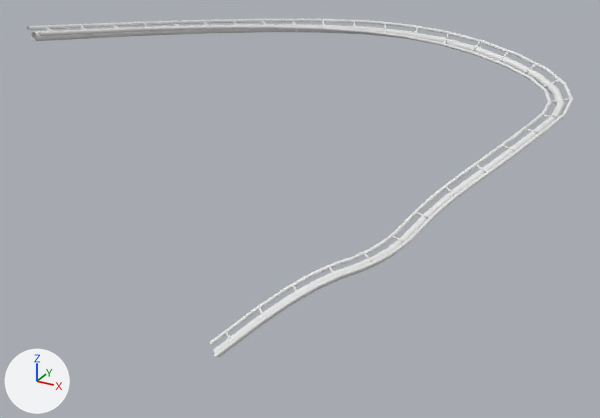
A saved change to the Blender file project/rollercoaster.blend.
Camera for both pictures: a 50 mm camera at (7.75, -11.39, 8.79) aimed at (-0.18, 3.04, 1.58). The lights are fixed; the arrows at lower left show +X, +Y and +Z.

The scene before the commit, as lines of its bpy script (objects in view):
```python
me_cylinder = bpy.data.meshes.new('Cylinder')
me_cylinder.from_pydata(...)  # 229 vertices, 176 faces; spans x -0.151..0.098, y -0.269..0.0, z 0.0..0.39
me_cylinder.polygons.foreach_set('use_smooth', [True] * 176)
ob_cylinder = bpy.data.objects.new('Cylinder', me_cylinder)
ob_cylinder.location = (0.0, 0.0, 0.0)
ob_cylinder.rotation_euler = (0.0, 1.571, 0.0)  # degrees (0, 90, 0)
_m = ob_cylinder.modifiers.new('Mirror', 'MIRROR')
_m.use_axis = (False, True, True)
_m.merge_threshold = 0.0185
_m = ob_cylinder.modifiers.new('Subsurf', 'SUBSURF')
_m.levels = 2
_m = ob_cylinder.modifiers.new('Array', 'ARRAY')
_m.fit_type = 'FIT_CURVE'
_m.curve = ob_rollercoastercurve
_m.constant_offset_displace = (0.0, 0.0, 0.0)
_m.relative_offset_displace = (0.0, 0.0, 1.0)
_m = ob_cylinder.modifiers.new('Curve', 'CURVE')
_m.object = ob_rollercoastercurve
```
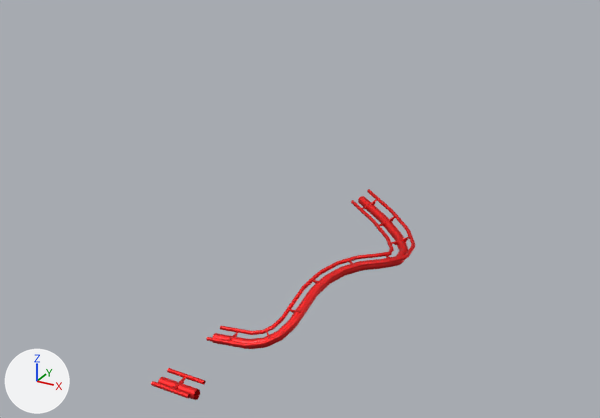
What differs and where, as boxes [x1, y1, x2, y2] in the pictures (600 x 418 px):
'Cylinder', recoloured, reshaped, moved, modifiers changed (90% narrower, 90% shorter)
    before: [27, 19, 573, 358]
    after: [151, 368, 206, 400]
'tracks', added (red)
    after: [206, 189, 415, 349]

Patch to the scene script:
```diff
--- a/project/rollercoaster.blend.py
+++ b/project/rollercoaster.blend.py
@@ mat_material @@
+mat_material = principled_material('Material')
+mat_material.base_color = (0.867, 0.0273, 0.0273)  # red #ef2e2e
+mat_material.metallic = 1.0
+mat_material.roughness = 0.575
+mat_material.specular_ior_level = 0.142
+mat_material.coat_weight = 0.25
+mat_material.coat_roughness = 0.217
@@ me_cylinder @@
 me_cylinder.from_pydata(...)  # 229 vertices, 176 faces; spans x -0.151..0.098, y -0.269..0.0, z 0.0..0.39
+me_cylinder.materials.append(mat_material)  # red #ef2e2e
@@ me_cylinder_002 @@
+me_cylinder_002.from_pydata(...)  # 11488 vertices, 11104 faces; spans x -0.39..0.39, y -0.097..0.15, z -0.269..0.269
+me_cylinder_002.materials.append(mat_material)  # red #ef2e2e
@@ cu_trackcurve_002 @@
 cu_trackcurve_002.dimensions = '3D'
-_sp = cu_trackcurve_002.splines.new('NURBS'); _sp.points.add(8)
-_sp.points.foreach_set('co', [0.0, 0.0, 0.0, 1.0, 1.0, 1.0, 1.0, 1.0, 2.236, 2.284, 1.314, 1.0, 2.621, 3.723, 1.967, 1.0, 3.796, 4.709, 3.007, 1.0, 4.562, 7.904, 3.557, 1.0, 0.557, 9.077, 4.359, 1.0, -3.513, 6.064, 4.675, 1.0, -4.917, 0.954, 5.223, 1.0])
-_sp.points.foreach_set('tilt', [0.0, 0.0, 0.0, 0.0, 0.0, 0.0, 0.0, 0.531, 0.531])
+_sp = cu_trackcurve_002.splines.new('NURBS'); _sp.points.add(4)
+_sp.points.foreach_set('co', [0.0, 0.0, 0.0, 1.0, 1.0, 0.0, 0.0, 1.0, 1.0, 2.0, 1.0, 1.0, 3.0, 3.0, 1.09, 1.0, 0.536, 4.56, 1.416, 1.0])
 _sp.order_u = 3
@@ ob_cylinder @@
 ob_cylinder = bpy.data.objects.new('Cylinder', me_cylinder)
-ob_cylinder.location = (0.0, 0.0, 0.0)
+ob_cylinder.location = (0.0, -1.73, 0.0)
 ob_cylinder.rotation_euler = (0.0, 1.571, 0.0)  # degrees (0, 90, 0)
@@ ob_cylinder @@
 _m = ob_cylinder.modifiers.new('Subsurf', 'SUBSURF')
 _m.levels = 2
-_m = ob_cylinder.modifiers.new('Array', 'ARRAY')
-_m.fit_type = 'FIT_CURVE'
-_m.curve = ob_rollercoastercurve
-_m.constant_offset_displace = (0.0, 0.0, 0.0)
-_m.relative_offset_displace = (0.0, 0.0, 1.0)
-_m = ob_cylinder.modifiers.new('Curve', 'CURVE')
-_m.object = ob_rollercoastercurve
@@ ob_tracks @@
+ob_tracks = bpy.data.objects.new('tracks', me_cylinder_002)
+ob_tracks.location = (0.0, 0.0, 0.0)
+ob_tracks.rotation_euler = (1.571, 0.0, 0.0)  # degrees (90, 0, 0)
+_m = ob_tracks.modifiers.new('Array', 'ARRAY')
+_m.fit_type = 'FIT_CURVE'
+_m.curve = ob_rollercoastercurve
+_m.constant_offset_displace = (0.0, 0.0, 0.0)
+_m = ob_tracks.modifiers.new('Curve', 'CURVE')
+_m.object = ob_rollercoastercurve
```
